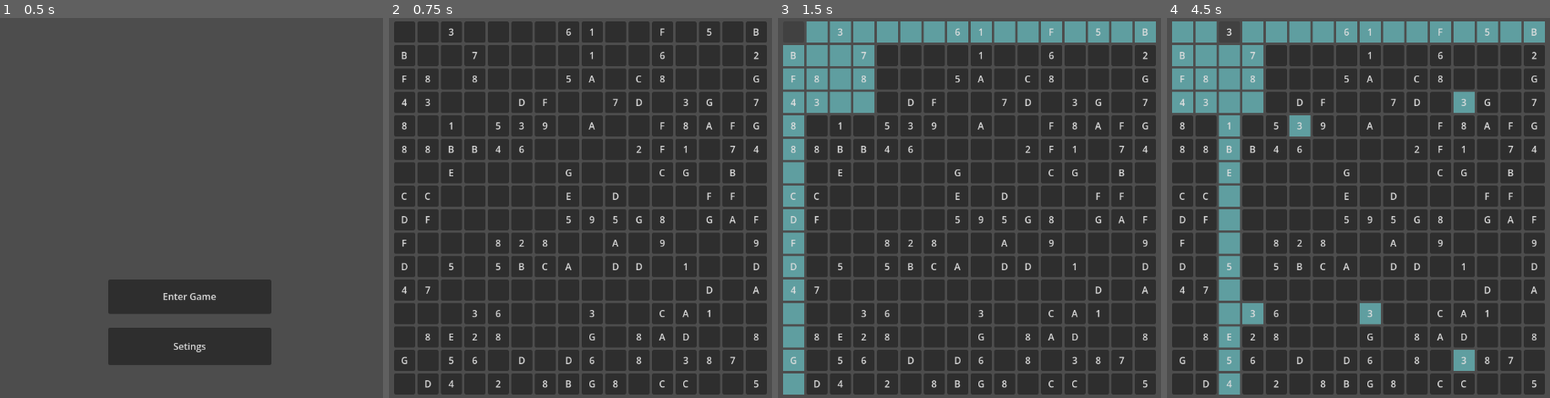
Above: before the commit, frames 1-4 (left to right).
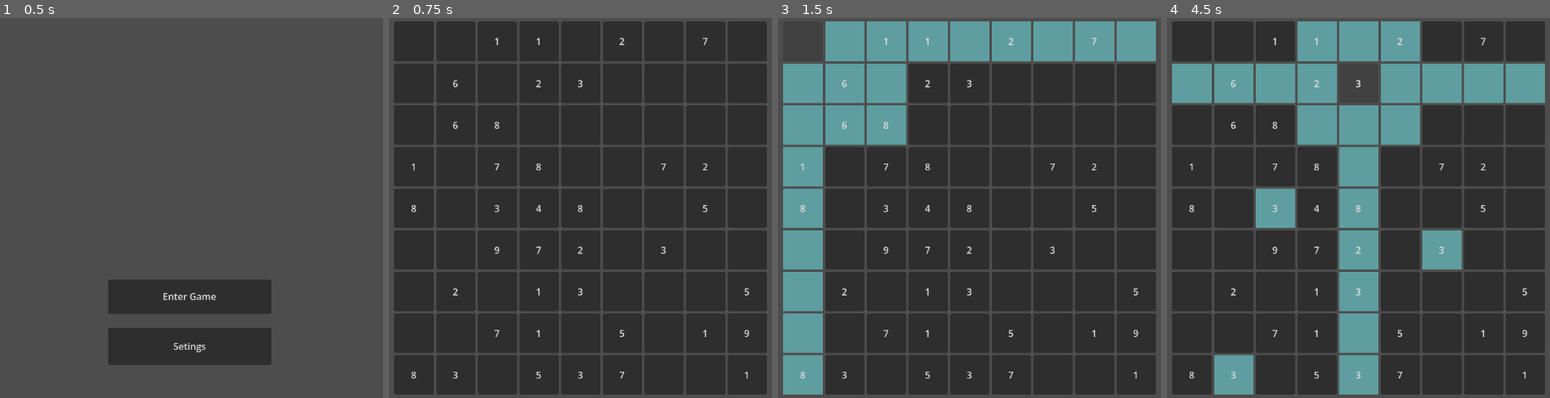
Above: after the commit, the same moments.

Repository: henbotb/Sudoku
Game: Godot game, scene res://Scenes/start_menu.tscn
Two runs of this game, one before a commit and one after it. Both use one fixed random seed, a clock stepped at 60 frames per second and the inputs below.
Inputs (mouse positions are in pixels of both pictures, inside the frame that each line leads up to):
- Up to frame 1 (0.5 s): no input
- Up to frame 2 (0.75 s): click "Enter Game" at 0.5 s
- Up to frame 3 (1.5 s): click (793, 33) at 1.27 s
- Up to frame 4 (4.5 s): click (1193, 40) at 2.02 s; click (1205, 33) at 2.77 s; click (1232, 40) at 3.52 s; click "3" at 4.25 s

Frame 1 is identical in both runs. In frame 2, 23% of the frame differs, in the area x 1-99%, y 0-100%; in frame 3, 32%; in frame 4, 47%.

Commit message:
Removed implementation and mention of double digit cell type

Diff:
--- a/Scenes/Game.tscn
+++ b/Scenes/Game.tscn
@@ -9,7 +9,7 @@
 shader = ExtResource("3_i6g32")
 shader_parameter/blur_amount = 1.5
 
-[node name="Game" type="Control"]
+[node name="Game" type="Control" unique_id=1813861977]
 layout_mode = 3
 anchors_preset = 15
 anchor_right = 1.0
@@ -18,7 +18,7 @@
 grow_vertical = 2
 script = ExtResource("1_3dryh")
 
-[node name="Board" type="GridContainer" parent="."]
+[node name="Board" type="GridContainer" parent="." unique_id=62055842]
 layout_mode = 1
 anchors_preset = 8
 anchor_left = 0.5
@@ -34,7 +34,7 @@
 script = ExtResource("2_wowpa")
 metadata/_custom_type_script = "uid://gqicysb8c852"
 
-[node name="ColorRect" type="ColorRect" parent="."]
+[node name="ColorRect" type="ColorRect" parent="." unique_id=1840567983]
 visible = false
 material = SubResource("ShaderMaterial_b2bpf")
 layout_mode = 1
@@ -44,6 +44,6 @@
 grow_horizontal = 2
 grow_vertical = 2
 
-[node name="SettingsMenu" parent="." instance=ExtResource("4_1l0tm")]
+[node name="SettingsMenu" parent="." unique_id=442085523 instance=ExtResource("4_1l0tm")]
 visible = false
 layout_mode = 1
--- a/Scenes/settings_menu.tscn
+++ b/Scenes/settings_menu.tscn
@@ -1,9 +1,9 @@
-[gd_scene load_steps=3 format=3 uid="uid://b6qpnuygpq6wf"]
+[gd_scene format=3 uid="uid://b6qpnuygpq6wf"]
 
 [ext_resource type="Theme" uid="uid://c6pxp4m17rhm" path="res://Themes/settings.tres" id="1_8uw7q"]
 [ext_resource type="Script" uid="uid://c07ve34vi8rsv" path="res://Scripts/settings_menu.gd" id="1_bxjf0"]
 
-[node name="SettingsMenu" type="Control"]
+[node name="SettingsMenu" type="Control" unique_id=1917882044]
 layout_mode = 3
 anchors_preset = 15
 anchor_right = 1.0
@@ -18,7 +18,7 @@
 size_flags_vertical = 6
 script = ExtResource("1_bxjf0")
 
-[node name="MarginContainer" type="MarginContainer" parent="."]
+[node name="MarginContainer" type="MarginContainer" parent="." unique_id=1699648056]
 layout_mode = 1
 anchors_preset = 15
 anchor_right = 1.0
@@ -26,59 +26,59 @@
 grow_horizontal = 2
 grow_vertical = 2
 
-[node name="TabContainer" type="TabContainer" parent="MarginContainer"]
+[node name="TabContainer" type="TabContainer" parent="MarginContainer" unique_id=1396842518]
 layout_mode = 2
 theme = ExtResource("1_8uw7q")
 current_tab = 1
 
-[node name="Game Settings" type="VBoxContainer" parent="MarginContainer/TabContainer"]
+[node name="Game Settings" type="VBoxContainer" parent="MarginContainer/TabContainer" unique_id=2069897818]
 visible = false
 layout_mode = 2
 metadata/_tab_index = 0
 
-[node name="CheckBox" type="CheckBox" parent="MarginContainer/TabContainer/Game Settings"]
+[node name="CheckBox" type="CheckBox" parent="MarginContainer/TabContainer/Game Settings" unique_id=764570410]
 layout_mode = 2
 size_flags_vertical = 3
 text = "Highlight house when cell is selected"
 
-[node name="Board Settings" type="VBoxContainer" parent="MarginContainer/TabContainer"]
+[node name="Board Settings" type="VBoxContainer" parent="MarginContainer/TabContainer" unique_id=997995161]
 layout_mode = 2
 metadata/_tab_index = 1
 
-[node name="Label" type="Label" parent="MarginContainer/TabContainer/Board Settings"]
+[node name="Label" type="Label" parent="MarginContainer/TabContainer/Board Settings" unique_id=818266019]
 layout_mode = 2
 size_flags_horizontal = 4
 text = "Highlight Settings"
 
-[node name="CheckButton" type="CheckButton" parent="MarginContainer/TabContainer/Board Settings"]
+[node name="CheckButton" type="CheckButton" parent="MarginContainer/TabContainer/Board Settings" unique_id=1227449039]
 layout_mode = 2
 size_flags_horizontal = 0
 text = "Hightlight when empty cells selected"
 
-[node name="CheckBox" type="CheckBox" parent="MarginContainer/TabContainer/Board Settings"]
+[node name="CheckBox" type="CheckBox" parent="MarginContainer/TabContainer/Board Settings" unique_id=507347993]
 layout_mode = 2
 button_pressed = true
 text = "Highlight house when cell is selected"
 
-[node name="CheckBox2" type="CheckBox" parent="MarginContainer/TabContainer/Board Settings"]
+[node name="CheckBox2" type="CheckBox" parent="MarginContainer/TabContainer/Board Settings" unique_id=1828486931]
 layout_mode = 2
 button_pressed = true
 text = "Highlight row / column when cell is selected"
 
-[node name="CheckBox3" type="CheckBox" parent="MarginContainer/TabContainer/Board Settings"]
+[node name="CheckBox3" type="CheckBox" parent="MarginContainer/TabContainer/Board Settings" unique_id=668747734]
 layout_mode = 2
 button_pressed = true
 text = "Highlight other cells with the same value when cell is selected"
 
-[node name="CheckBox4" type="CheckBox" parent="MarginContainer/TabContainer/Board Settings"]
+[node name="CheckBox4" type="CheckBox" parent="MarginContainer/TabContainer/Board Settings" unique_id=1845666763]
 layout_mode = 2
 button_pressed = true
 text = "Highlight candidate values with the same value in cells when cell is selected"
 
-[node name="Control" type="HBoxContainer" parent="MarginContainer/TabContainer/Board Settings"]
+[node name="Control" type="HBoxContainer" parent="MarginContainer/TabContainer/Board Settings" unique_id=1127038546]
 layout_mode = 2
 
-[node name="ColorPickerButton" type="ColorPickerButton" parent="MarginContainer/TabContainer/Board Settings/Control"]
+[node name="ColorPickerButton" type="ColorPickerButton" parent="MarginContainer/TabContainer/Board Settings/Control" unique_id=1917111648]
 custom_minimum_size = Vector2(46.805, 0)
 layout_mode = 2
 theme = ExtResource("1_8uw7q")
@@ -86,34 +86,13 @@
 edit_alpha = false
 edit_intensity = false
 
-[node name="Label" type="Label" parent="MarginContainer/TabContainer/Board Settings/Control"]
+[node name="Label" type="Label" parent="MarginContainer/TabContainer/Board Settings/Control" unique_id=719541854]
 layout_mode = 2
 size_flags_horizontal = 0
 size_flags_vertical = 0
 text = "Set Highlight Color"
 
-[node name="Label2" type="Label" parent="MarginContainer/TabContainer/Board Settings"]
+[node name="Label2" type="Label" parent="MarginContainer/TabContainer/Board Settings" unique_id=2009795399]
 layout_mode = 2
 size_flags_horizontal = 4
 text = "Cell Settings"
-
-[node name="HBoxContainer" type="HBoxContainer" parent="MarginContainer/TabContainer/Board Settings"]
-layout_mode = 2
-
-[node name="Label3" type="Label" parent="MarginContainer/TabContainer/Board Settings/HBoxContainer"]
-layout_mode = 2
-text = "Display type for board sizes greater than 9"
-
-[node name="OptionButton" type="OptionButton" parent="MarginContainer/TabContainer/Board Settings/HBoxContainer"]
-layout_mode = 2
-selected = 0
-item_count = 2
-popup/item_0/text = "Alphabetic"
-popup/item_0/id = 0
-popup/item_1/text = "Multi-digit"
-popup/item_1/id = 2
-
-[node name="CheckBox6" type="CheckBox" parent="MarginContainer/TabContainer/Board Settings"]
-layout_mode = 2
-button_pressed = true
-text = "Double click to edit cell value"
--- a/Scenes/sudoku.tscn
+++ b/Scenes/sudoku.tscn
@@ -1,8 +1,8 @@
-[gd_scene load_steps=2 format=3 uid="uid://c271emt7531n1"]
+[gd_scene format=3 uid="uid://c271emt7531n1"]
 
 [ext_resource type="Script" uid="uid://gqicysb8c852" path="res://Scripts/board.gd" id="1_oe7w2"]
 
-[node name="Board" type="GridContainer"]
+[node name="Board" type="GridContainer" unique_id=2083658169]
 anchors_preset = 8
 anchor_left = 0.5
 anchor_top = 0.5
--- a/Scenes/sudoku_procedural.tscn
+++ b/Scenes/sudoku_procedural.tscn
@@ -246,7 +246,7 @@
 
 "
 
-[node name="Puzzle" type="GridContainer"]
+[node name="Puzzle" type="GridContainer" unique_id=1489354685]
 anchors_preset = 8
 anchor_left = 0.5
 anchor_top = 0.5
--- a/Scripts/board.gd
+++ b/Scripts/board.gd
@@ -1,22 +1,16 @@
 extends GridContainer
 class_name Board
 
-enum DisplayMode {
-	ALPHABETIC,
-	DOUBLE_DIGIT,
-}
-
 # maybe migrate these to a singleton that candidates / cell can read from as well?
-const BOARD_COLS = 16
-const BOARD_ROWS = 16
-const BIG_COLS = 4
-const BIG_ROWS = 4
+const BOARD_COLS = 9
+const BOARD_ROWS = 9
+const BIG_COLS = 3
+const BIG_ROWS = 3
 const NUM_HOUSES = BIG_COLS * BIG_ROWS
 const HOUSE_COLS = BOARD_COLS / BIG_COLS
 const HOUSE_ROWS = BOARD_ROWS / BIG_ROWS
 const HOUSE_SIZE = HOUSE_COLS * HOUSE_ROWS
 
-var display_mode: DisplayMode
 var selected_cell: Cell = null
 var config = Settings.config
 var rng = RandomNumberGenerator.new()
@@ -28,7 +22,6 @@
 	if initialize_board() != OK:
 		printerr("Board didn't initialize correctly")
 
-	display_mode = config.get_value("board_settings", "display_mode")
 	render_board()
 
 
@@ -136,60 +129,43 @@
 	for cell in cells:
 		cell.render()
 
+var unique_line_identifier = 0
+
 func _input(event):
-
 	if event.is_action_pressed("toggle_candidate_marking"):
+		print("Toggling candidate marking %d" % unique_line_identifier)
 		if GameState.marking_mode == GameState.MarkingMode.CELL_CANDIDATE:
 			GameState.marking_mode = GameState.MarkingMode.ADD
 		else:
 			GameState.marking_mode = GameState.MarkingMode.CELL_CANDIDATE
 
 	if event is InputEventKey and event.pressed:
+		unique_line_identifier += 1
+		print("\nReaching input event key %d" % unique_line_identifier)
 		if selected_cell == null:
 			return
 
 		if selected_cell.is_locked:
 			return
 
-		if event.is_action_pressed("delete"):
+		if event.is_action_pressed("delete") or event.is_action_pressed("backspace"):
 			if selected_cell.value != -1:
 				selected_cell.value = -1
 
-		if event.is_action_pressed("backspace"):
-			if selected_cell.value == -1:
-				return
+		if KEY_1 <= event.keycode and event.keycode <= KEY_9:
+			print("Made it through keycode comparison %d" % unique_line_identifier)
+			if GameState.marking_mode == GameState.MarkingMode.CELL_CANDIDATE:
+				print("Made it to marking mode comparison %d" % unique_line_identifier)
+				selected_cell.candidates.toggle_candidate(event.keycode - KEY_0)
+			else:
+				selected_cell.value = event.keycode - KEY_0 #
 
-			if display_mode == DisplayMode.ALPHABETIC:
-				selected_cell.value = -1
+		elif KEY_A <= event.keycode and event.keycode < KEY_A - 9 + HOUSE_SIZE:
+			if GameState.marking_mode == GameState.MarkingMode.CELL_CANDIDATE:
+				selected_cell.candidates.toggle_candidate(event.keycode - KEY_A + 10)
 			else:
-				if 0 < selected_cell.value and selected_cell.value < 10:
-					selected_cell.value = -1
-				else:
-					selected_cell.value = (selected_cell.value - (selected_cell.value % 10)) / 10
+				selected_cell.value = event.keycode - KEY_A + 10
 
-		if display_mode == DisplayMode.ALPHABETIC:
-			# TODO: figure out how to do candidates with this or refactor and delete the option
-			if KEY_1 <= event.keycode and event.keycode <= KEY_9:
-				if GameState.marking_mode == GameState.MarkingMode.CELL_CANDIDATE:
-					selected_cell.candidates.toggle_candidate(event.keycode - KEY_0)
-				else:
-					selected_cell.value = event.keycode - KEY_0 #
-
-			elif KEY_A <= event.keycode and event.keycode < KEY_A - 9 + HOUSE_SIZE:
-				if GameState.marking_mode == GameState.MarkingMode.CELL_CANDIDATE:
-					selected_cell.candidates.toggle_candidate(event.keycode - KEY_A + 10)
-				else:
-					selected_cell.value = event.keycode - KEY_A + 10
-		else:
-			if KEY_0 <= event.keycode and event.keycode <= KEY_9:
-				if selected_cell.value == -1 and event.keycode != KEY_0:
-					selected_cell.value = event.keycode - KEY_0
-
-				elif (
-					0 < selected_cell.value * 10 + event.keycode - KEY_0
-					and selected_cell.value * 10 + event.keycode - KEY_0 <= HOUSE_SIZE
-				) :
-					selected_cell.value = selected_cell.value * 10 + event.keycode - KEY_0
 
 		selected_cell.render()
 		highlight()
@@ -217,8 +193,4 @@
 
 
 func update_settings():
-
-	var display_mode_new = config.get_value("board_settings", "display_mode")
-	if display_mode != display_mode_new:
-		display_mode = display_mode_new
-		render_board()
+	render_board()
--- a/Scripts/candidates.gd
+++ b/Scripts/candidates.gd
@@ -19,7 +19,7 @@
 	columns = cols
 	num_candidates = house_size
 	for candidate_index in range(num_candidates):
-		candidate_values.append(true)
+		candidate_values.append(false)
 
 		var candidate_label = Label.new()
 		# TESTING {
@@ -41,6 +41,6 @@
 	if candidate_values[value - 1]:
 		get_child(value - 1).text = ""
 	else:
-		get_child(value - 1).text = str(value) if not Settings.config.get_value("board_settings", "display_mode") == 0 else Cell.get_display_value(value)
+		get_child(value - 1).text = Cell.get_display_value(value)
 
 	candidate_values[value - 1] = not candidate_values[value - 1]
--- a/Scripts/cell.gd
+++ b/Scripts/cell.gd
@@ -25,10 +25,10 @@
 	size_flags_vertical = Control.SIZE_EXPAND_FILL
 	add_to_group(str(val))
 	add_to_group("cell")
-
 	candidates = Candidates.new()
 
 	add_child(candidates)
+
 
 
 func initialize_candidates(cols: int, house_size: int):
@@ -51,13 +51,11 @@
 		is_highlighted = false
 		remove_from_group("highlighted")
 
+
 static func get_display_value(val: int) -> String:
 	if val < 0:
 		return ""
-	if Settings.config.get_value("board_settings", "display_mode") == 0:
-		if 0 < val and val < 10:
-			return str(val)
-		return char(val + 55)
-	else:
+	if 0 < val and val < 10:
 		return str(val)
+	return char(val + 55)
 	# 87 is lower case, 55 is upper case
--- a/Scripts/settings.gd
+++ b/Scripts/settings.gd
@@ -32,5 +32,4 @@
 	config.set_value("board_settings", "highlight_same_value", true)
 	config.set_value("board_settings", "highlight_candidates", true)
 	config.set_value("board_settings", "highlight_color", Color.CADET_BLUE)
-	config.set_value("board_settings", "display_mode", 0)
 	config.set_value("board_settings", "highlight_empty_cells", true)
--- a/Scripts/settings_menu.gd
+++ b/Scripts/settings_menu.gd
@@ -9,7 +9,6 @@
 @onready var highlight_orthogonal: CheckBox = $"MarginContainer/TabContainer/Board Settings/CheckBox2"
 @onready var highlight_same_value: CheckBox = $"MarginContainer/TabContainer/Board Settings/CheckBox3"
 @onready var highlight_candidates: CheckBox = $"MarginContainer/TabContainer/Board Settings/CheckBox4"
-@onready var display_mode: OptionButton = $"MarginContainer/TabContainer/Board Settings/HBoxContainer/OptionButton"
 @onready var highlight_empty_cells: CheckButton = $"MarginContainer/TabContainer/Board Settings/CheckButton"
 
 func stylize_color_picker():
@@ -42,7 +41,6 @@
 	highlight_same_value.button_pressed = config.get_value("board_settings", "highlight_same_value")
 	highlight_candidates.button_pressed = config.get_value("board_settings", "highlight_candidates")
 	color_picker_button.color = config.get_value("board_settings", "highlight_color")
-	display_mode.selected = config.get_value("board_settings", "display_mode")
 	highlight_empty_cells.button_pressed = config.get_value("board_settings", "highlight_empty_cells")
 	update_game_settings()
 
@@ -54,7 +52,6 @@
 	config.set_value("board_settings", "highlight_same_value", highlight_same_value.button_pressed)
 	config.set_value("board_settings", "highlight_candidates", highlight_candidates.button_pressed)
 	config.set_value("board_settings", "highlight_color", color_picker_button.color)
-	config.set_value("board_settings", "display_mode", display_mode.selected)
 	config.set_value("board_settings", "highlight_empty_cells", highlight_empty_cells.button_pressed)
 
 	Settings.save()
Not shown: 1 places in Scenes/Game.tscn that only renumber resources
Not shown: 1 places in Scenes/sudoku_procedural.tscn that only renumber resources
